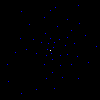
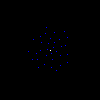
Layer changes from the first w=100, h=100 image to the second:
painted on "centers" over [left=7, top=5, right=97, bottom=94]
